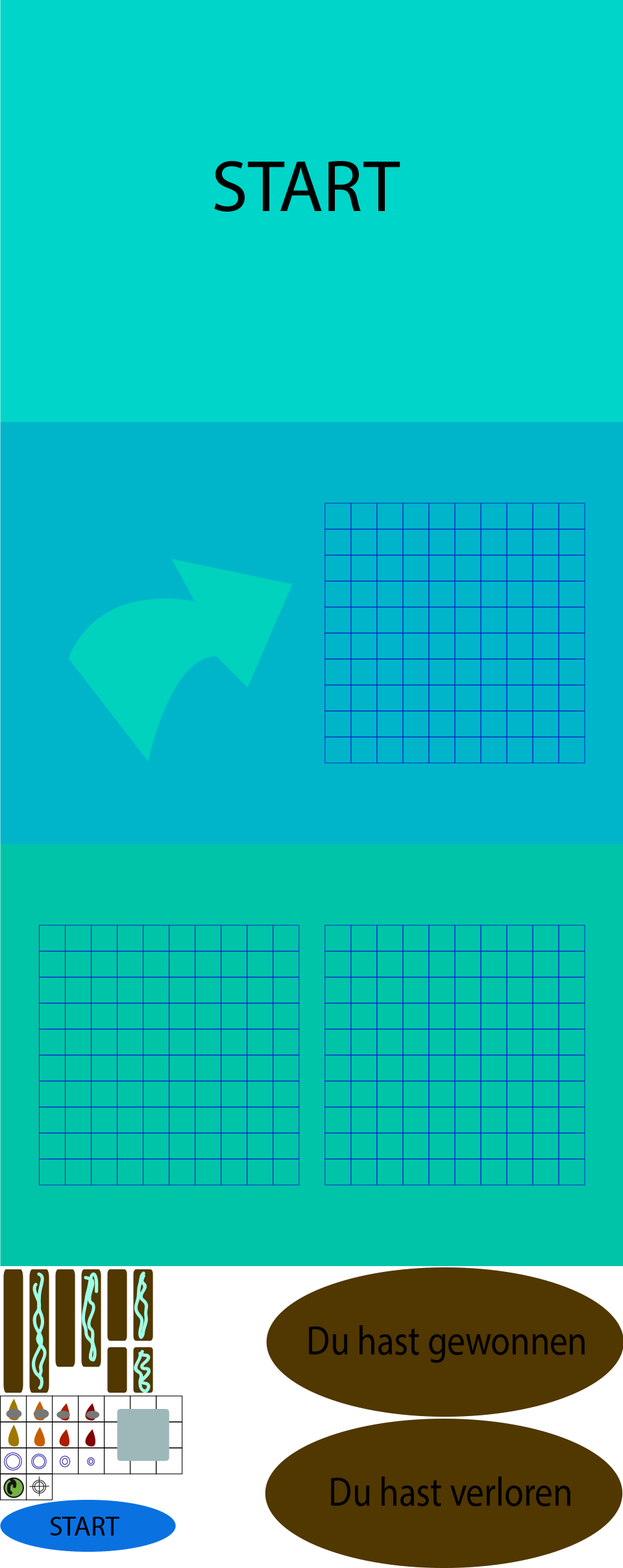
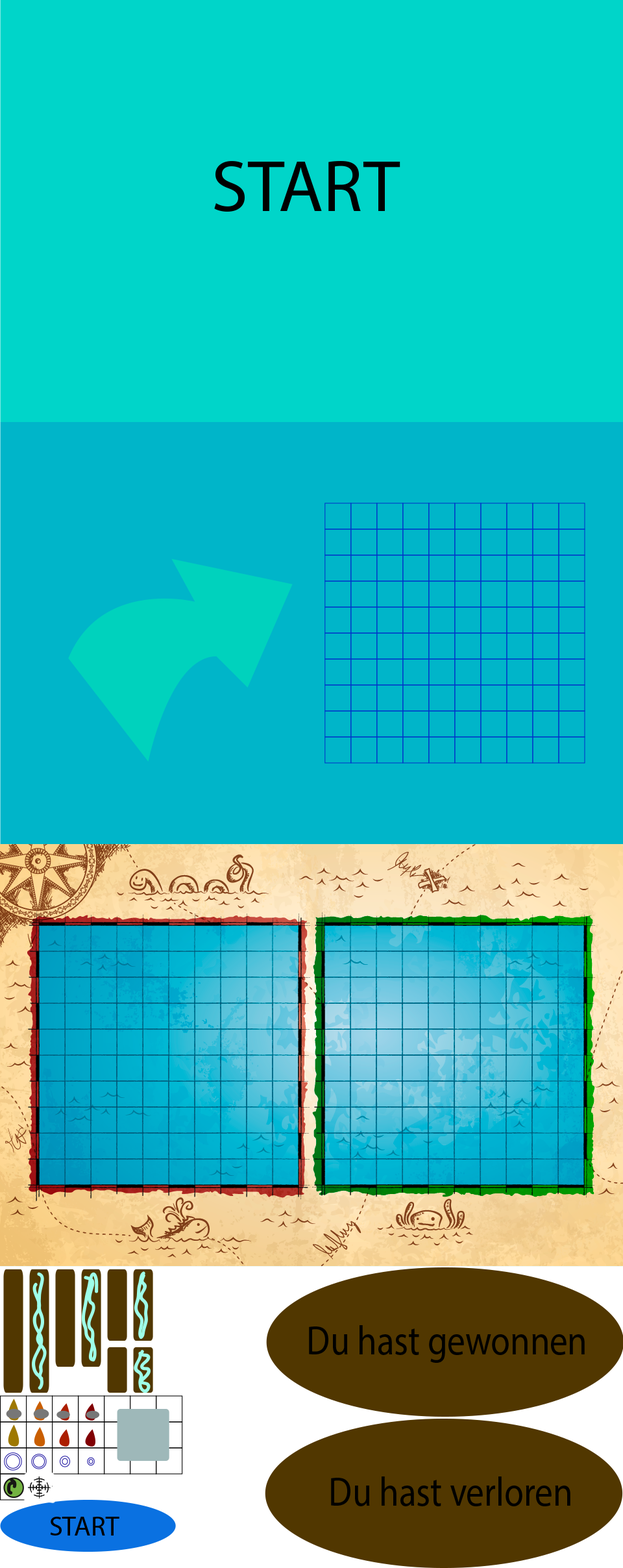
The second 623×1568 image is a revision of the first. Changes to its layers:
added layer "Battelship_Illu3" above "Vektor-Smartobjekt" over [0, 844, 623, 1267]
added layer "Vektor-Smartobjekt" (1st of 2) above "Vektor-Smartobjekt" over [27, 1476, 51, 1499]
painted on "Vektor-Smartobjekt" (2nd of 2) over [23, 1471, 56, 1504]
